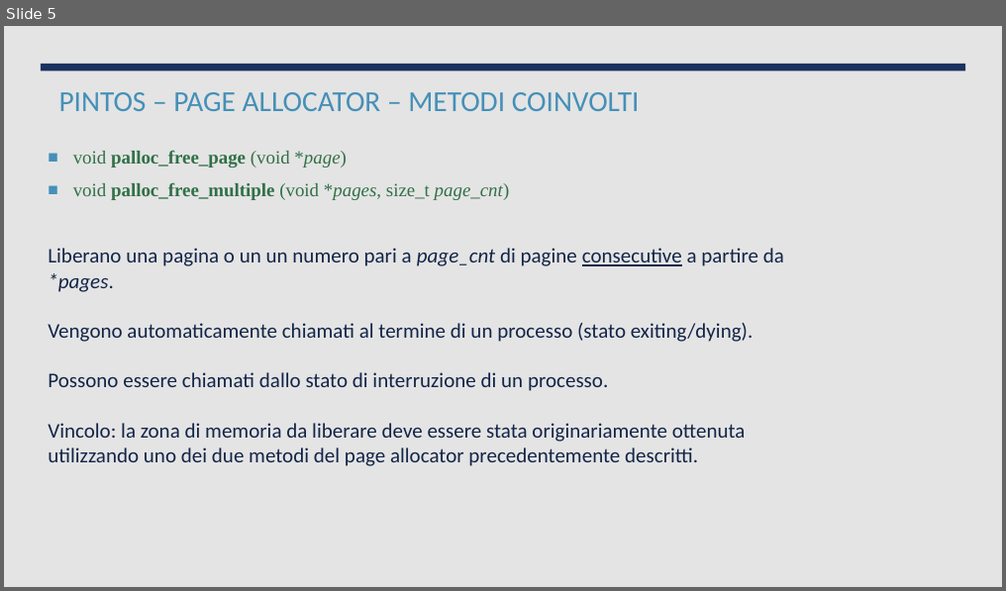
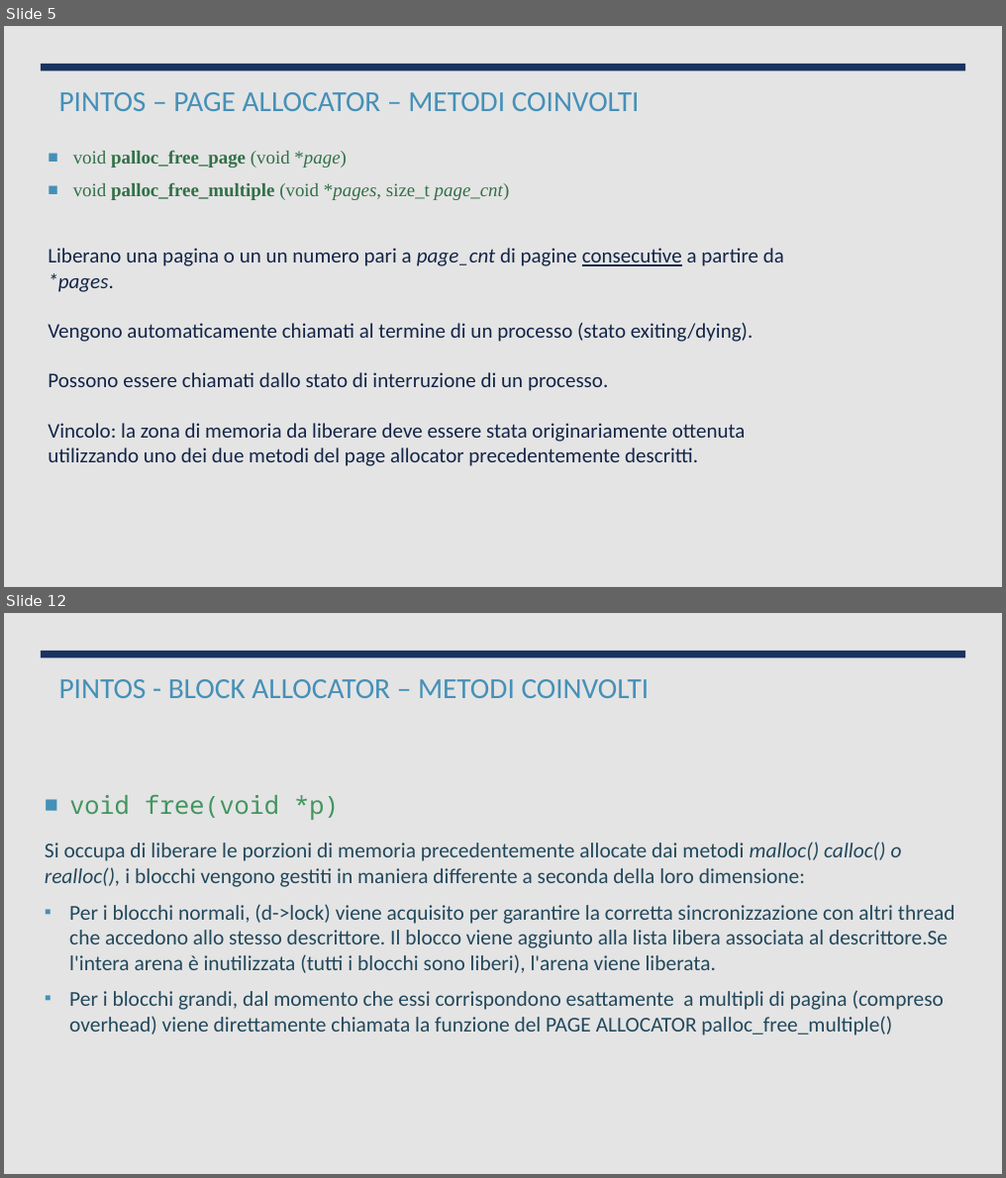
Before and after one commit to ProgrammazioneDiSistema2023-IA-ZZ/Group07, a slide deck: PintOS - Gestione Memoria.pptx. Shown one above the other, each under a label of ours: slide 5 before the commit, slides 5 and 12 after it; the slides between them are not shown. The pictures are 1006x591 and 1006x1178 pixels, drawn with LibreOffice and Linux fonts; fonts in the diff are those of the drawing. Boxes give left, top, right and bottom in pixels: in the first picture for what was removed or moved away, otherwise in the second. Text is boxed around its words. In the diff, an @@ line names an element or a change of style, - is before the commit and + after.

```diff
--- a/PintOS - Gestione Memoria.pptx
+++ b/PintOS - Gestione Memoria.pptx
@@ slide 12 added at (4, 613, 1002, 1174), background #EBEBEB @@
@@ rectangle added at (4, 613, 1002, 1174), fill #E4E4E4 @@
@@ rectangle added at (41, 651, 966, 658), fill #1A3260 @@
@@ title added at (59, 679, 649, 698), 28 pt, text #4590B8 @@
+PINTOS - BLOCK ALLOCATOR – METODI COINVOLTI
@@ text added at (69, 794, 339, 820), 24 pt, text #42955F @@
+■ void free(void *p)
@@ text added at (45, 842, 955, 1036), 20.4 pt, text #23485C @@
+Si occupa di liberare le porzioni di memoria precedentemente allocate dai metodi malloc() calloc() o realloc(), i blocchi vengono gestiti in maniera differente a seconda della loro dimensione:
+▪ Per i blocchi normali, (d->lock) viene acquisito per garantire la corretta sincronizzazione con altri thread che accedono allo stesso descrittore. Il blocco viene aggiunto alla lista libera associata al descrittore.Se l'intera arena è inutilizzata (tutti i blocchi sono liberi), l'arena viene liberata.
+▪ Per i blocchi grandi, dal momento che essi corrispondono esattamente a multipli di pagina (compreso overhead) viene direttamente chiamata la funzione del PAGE ALLOCATOR palloc_free_multiple()
```
Also in this commit, not shown: 6 other slides added.
